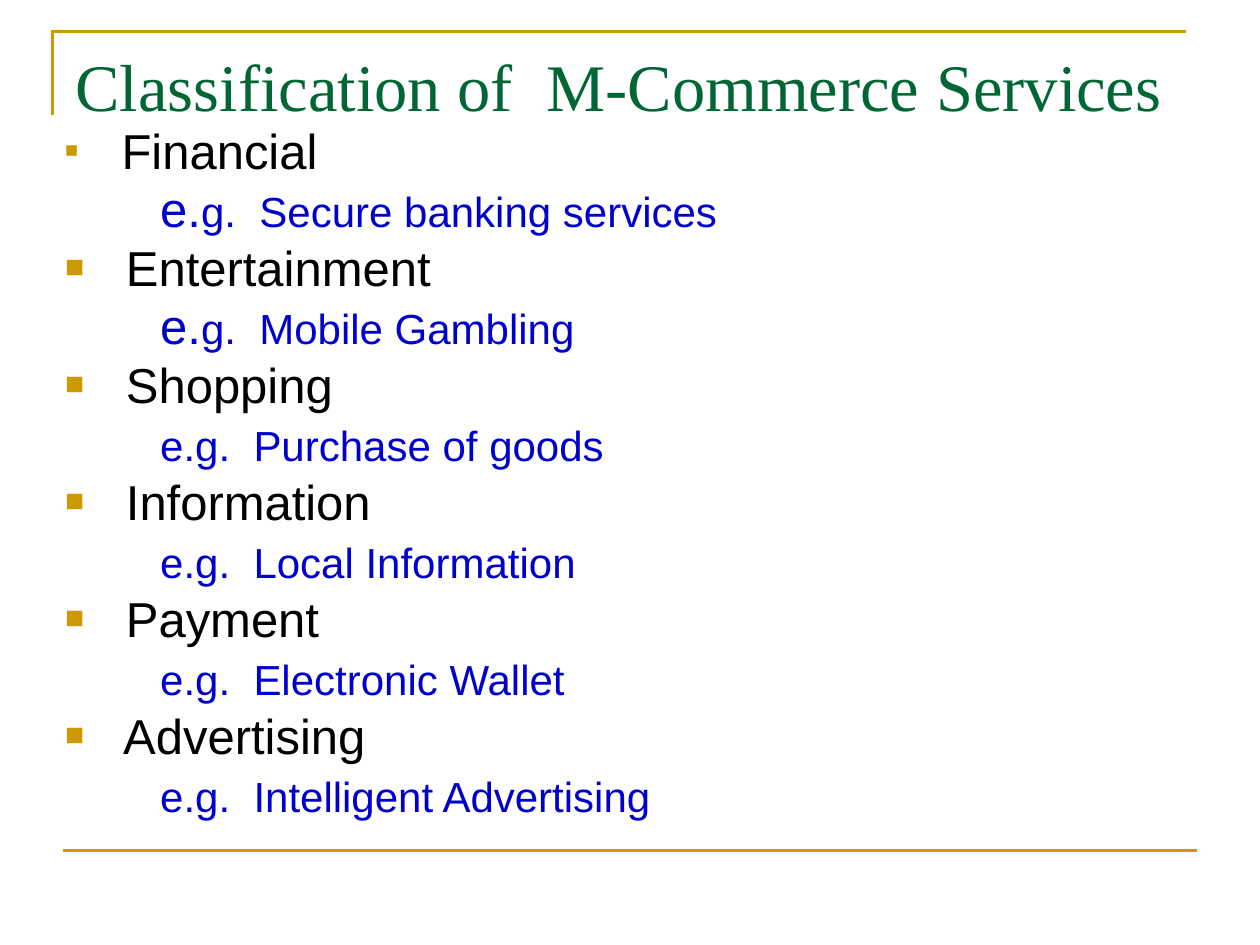
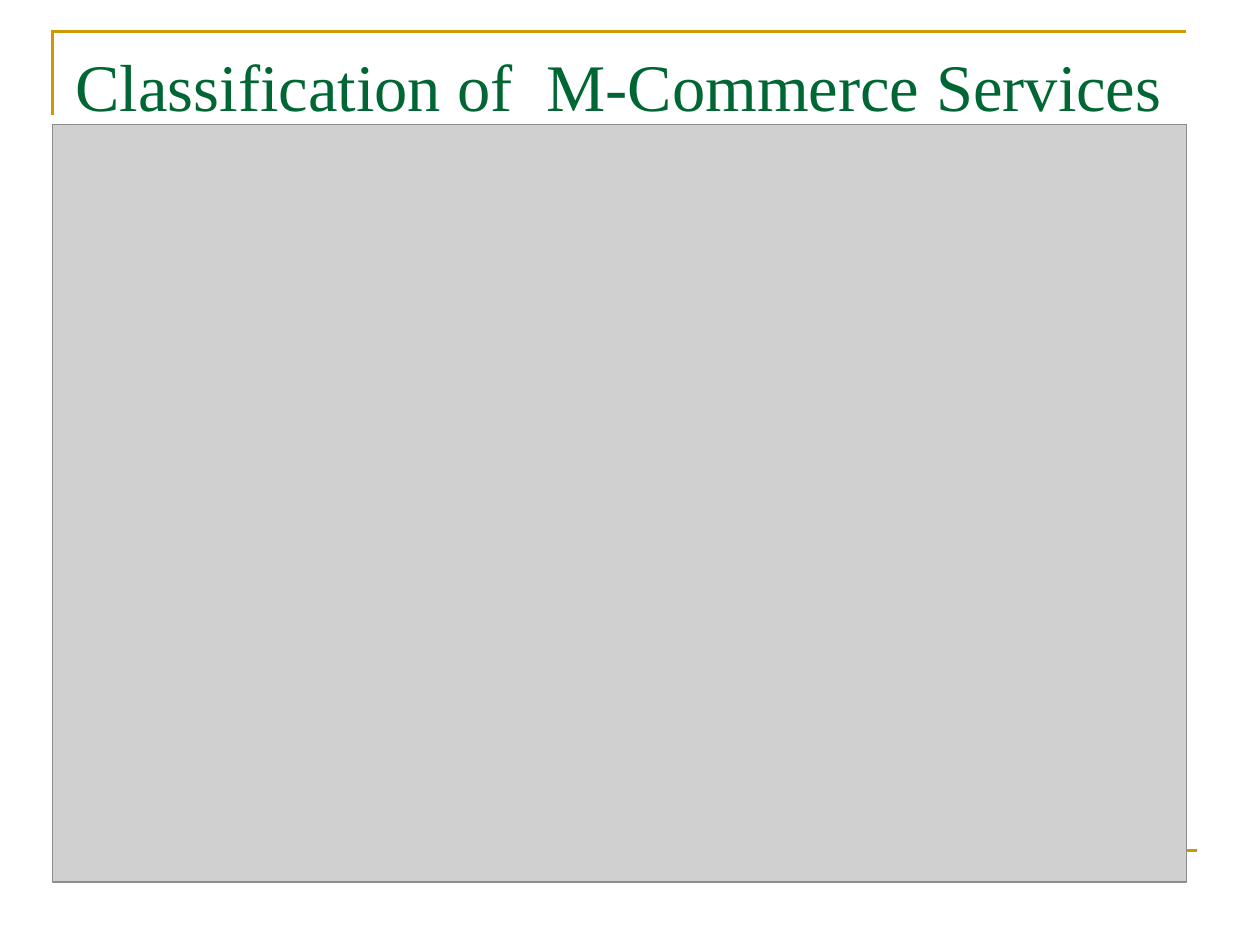
Before and after one commit to HighnessAtharva/Sem-VI, a slide deck: slide 5 of E-Commerce/Mobile Commerce.ppt. Drawn at 1260x945 pixels with LibreOffice and Linux fonts; fonts in the diff are those of the drawing; grey boxes stand for pictures. Boxes give left, top, right and bottom in pixels: in the first picture for what was removed or moved away, otherwise in the second. Text is boxed around its words. In the diff, an @@ line names an element or a change of style, - is before the commit and + after.

```diff
--- a/E-Commerce/Mobile Commerce.ppt
+++ b/E-Commerce/Mobile Commerce.ppt
@@ picture added at (53,125,1187,882) @@
@@ text removed at (122,133,717,820) @@
-■ Financial
-e.g. Secure banking services
-■ Entertainment
-e.g. Mobile Gambling
-■ Shopping
-e.g. Purchase of goods
-■ Information
-e.g. Local Information
-■ Payment
-e.g. Electronic Wallet
-■ Advertising
-e.g. Intelligent Advertising
```
Also in this commit, not shown: 2 other slides changed, 3 other files.
